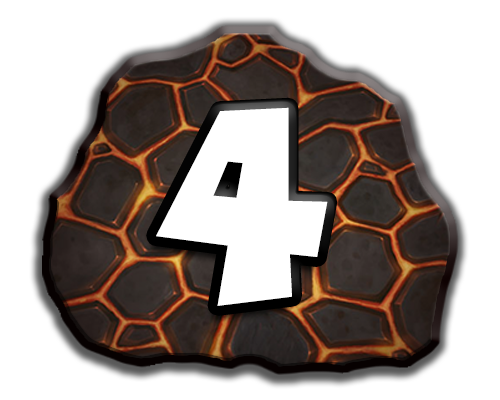
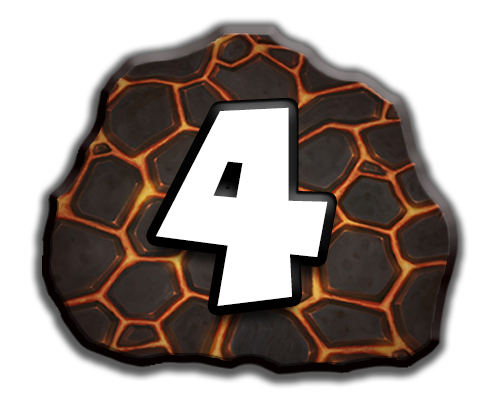
Comparing the layer stacks of the two 500 x 400 images. Changes:
pixels changed over [146, 141, 337, 332] (layer not identified)
